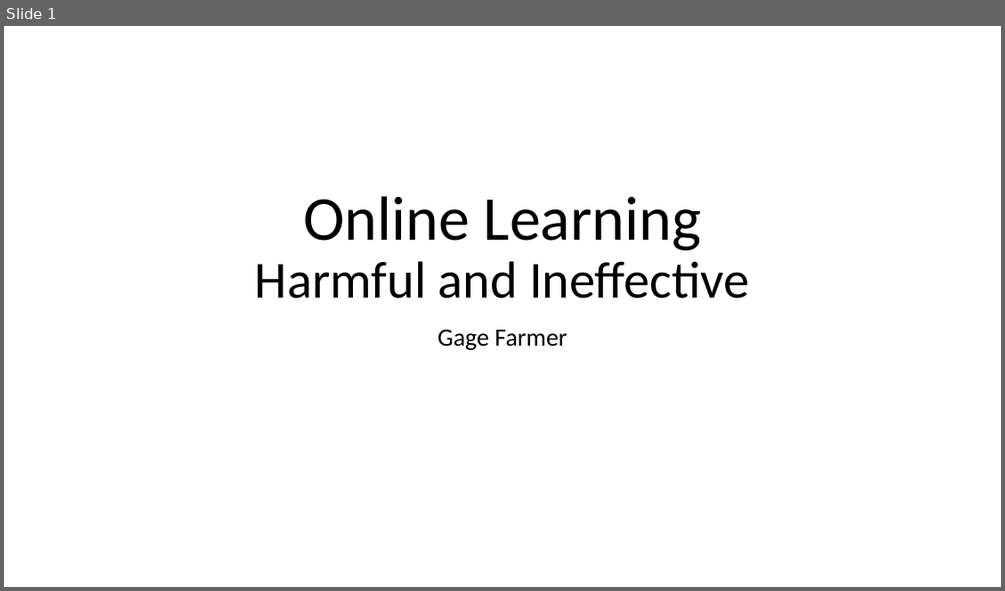
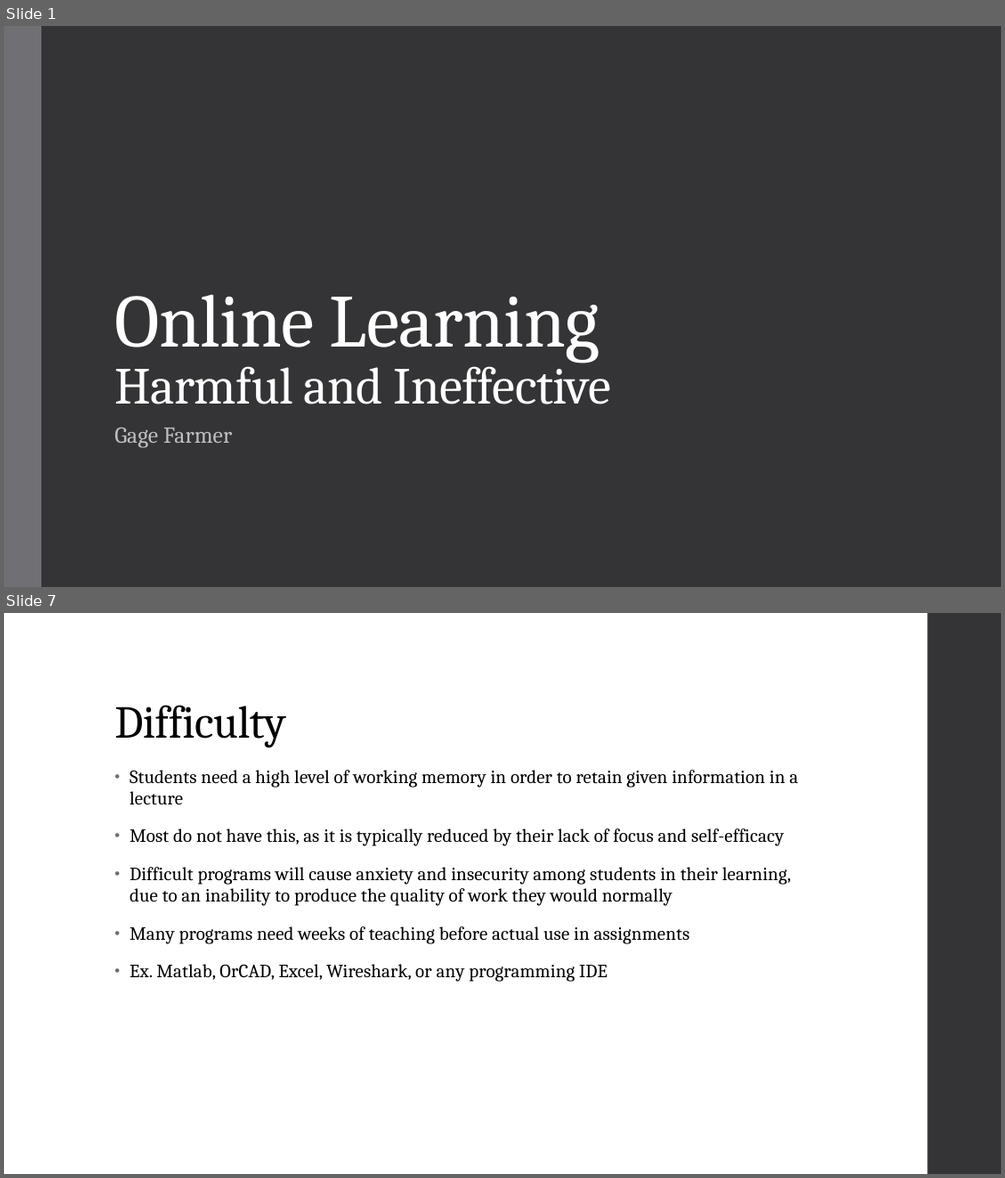
Before and after one commit to trickyok/College-Work, a slide deck: Spring 2022/Comp II/Writing Project 3/Online Learning.pptx. Shown one above the other, each under a label of ours: slide 1 before the commit, slides 1 and 7 after it; the slides between them are not shown. The pictures are 1005x591 and 1005x1178 pixels, drawn with LibreOffice and Linux fonts; fonts in the diff are those of the drawing. Boxes give left, top, right and bottom in pixels: in the first picture for what was removed or moved away, otherwise in the second. Text is boxed around its words. In the diff, an @@ line names an element or a change of style, - is before the commit and + after.

```diff
--- a/Spring 2022/Comp II/Writing Project 3/Online Learning.pptx
+++ b/Spring 2022/Comp II/Writing Project 3/Online Learning.pptx
@@ slide 7 added at (4, 613, 1001, 1174), background #FFFFFF @@
@@ rectangle added at (928, 613, 1001, 1174), fill #353537 @@
@@ title added at (114, 705, 285, 747), 44 pt, text #000000 @@
+Difficulty
@@ text added at (129, 770, 798, 981), 18 pt, text #000000 @@
+• Students need a high level of working memory in order to retain given information in a lecture
+• Most do not have this, as it is typically reduced by their lack of focus and self-efficacy
+• Difficult programs will cause anxiety and insecurity among students in their learning, due to an inability to produce the quality of work they would normally
+• Many programs need weeks of teaching before actual use in assignments
+• Ex. Matlab, OrCAD, Excel, Wireshark, or any programming IDE
@@ slide 1 changed as well @@
@@ background #FFFFFF to #353537 @@
@@ rectangle added at (4, 26, 41, 587), fill #6F6F74 @@
@@ title "Online Learning Harmful and Ineffective": place and size @@
-title "Online Learning Harmful and Ineffective" at (255, 196, 749, 298)
+title "Online Learning Harmful and Ineffective" at (114, 294, 612, 404)
@@ title "Online Learning Harmful and Ineffective" at (114, 294, 612, 404): size 60 to 72 pt in "Online Learning"; font Calibri to Cambria, text colour #000000 to #FFFFFF, letter spacing 0 to -0.5 pt; alignment centre to left; line spacing 0.9 to 0.85 @@
@@ subtitle "Gage Farmer": place and size @@
-subtitle "Gage Farmer" at (437, 329, 566, 350)
+subtitle "Gage Farmer" at (114, 426, 232, 448)
@@ subtitle "Gage Farmer" at (114, 426, 232, 448): size 24 to 22 pt, font Calibri to Cambria, text colour #000000 to #BFBFBF, letter spacing 0 to 0.1 pt; alignment centre to left; line spacing 0.9 to 0.95; more space between paragraphs @@
```
Also in this commit, not shown: 4 other slides changed, 7 other slides added, 7 slides removed.
